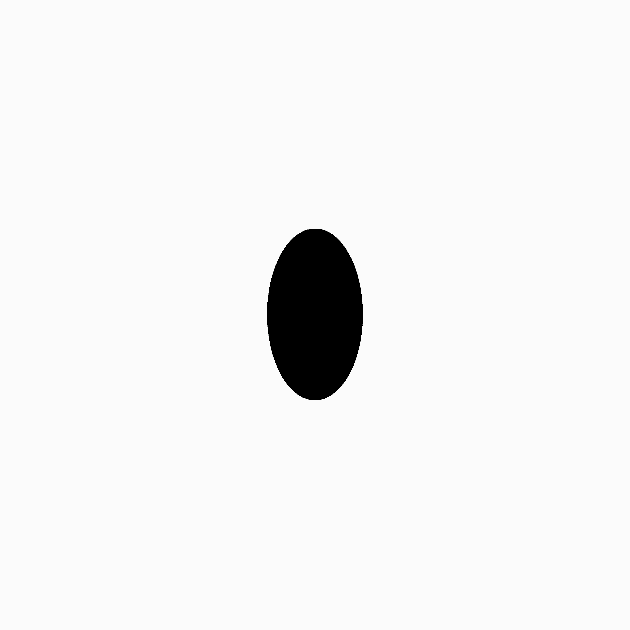
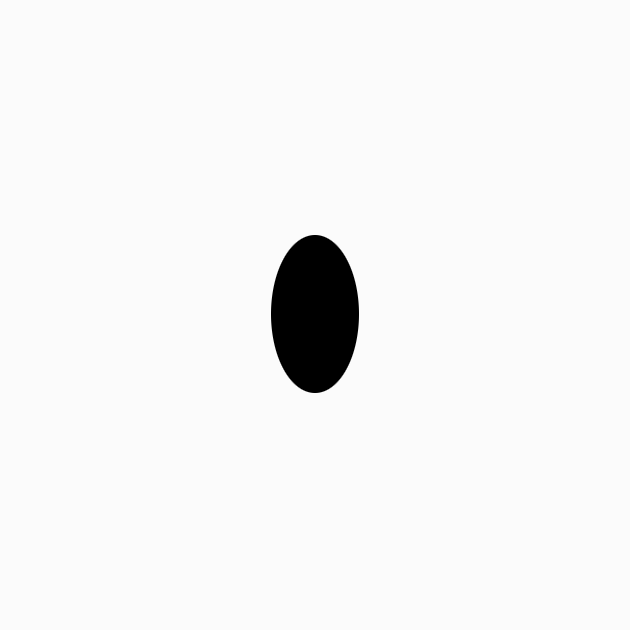
Revision of a layered 630×630 image; what changed, layer by layer:
removed layer "Pasted Layer" over [267, 229, 363, 400]
added layer "Dark" above "\" over [271, 235, 359, 393]
